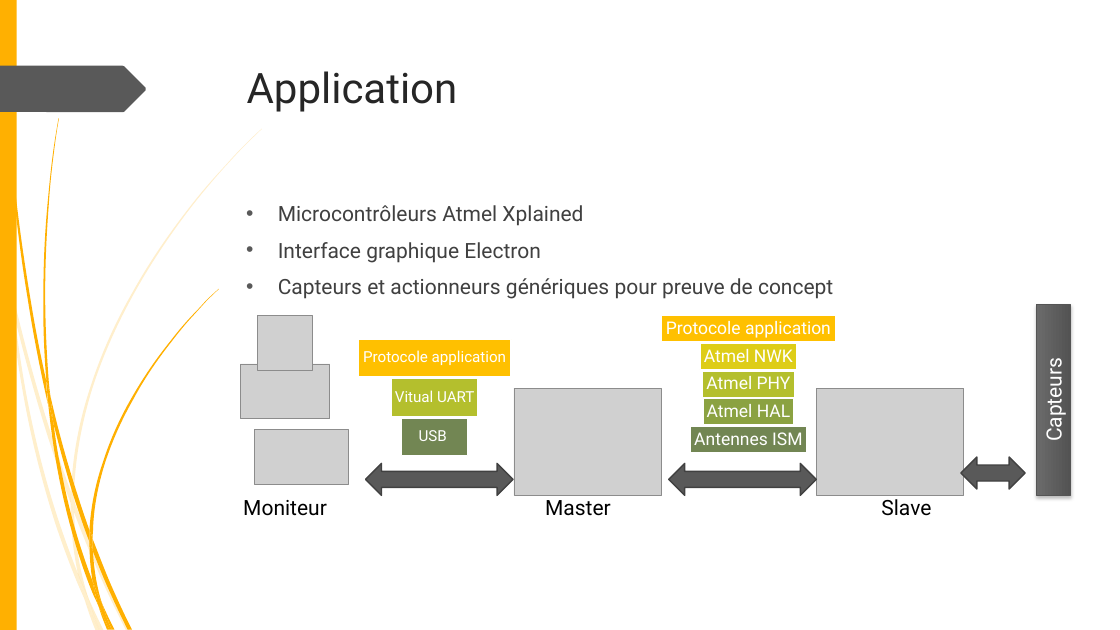
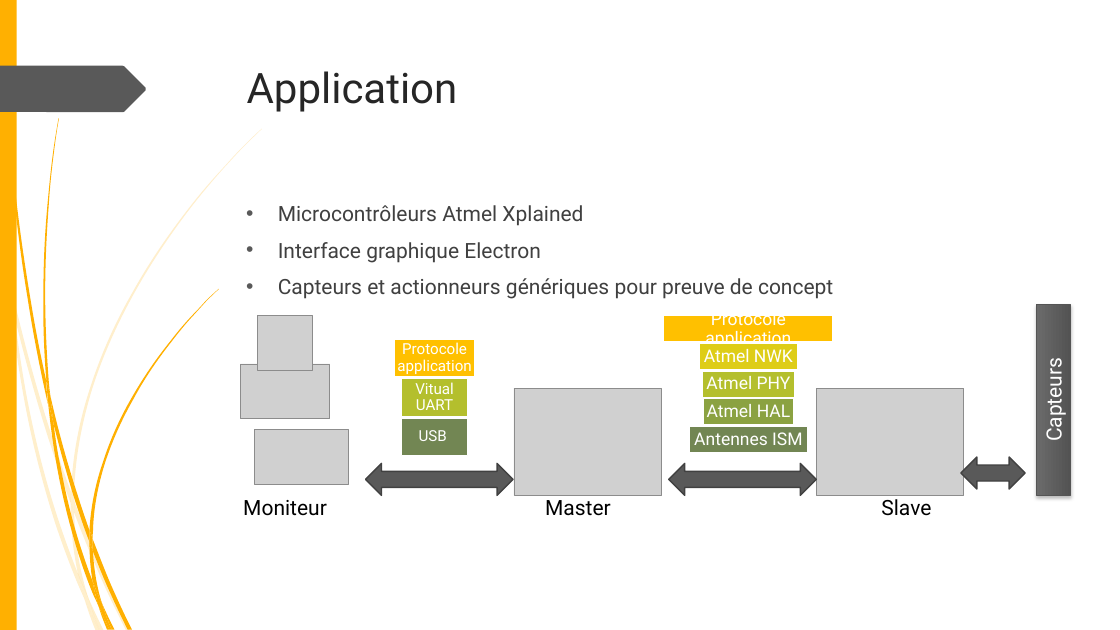
Before and after one commit to fisj2002/Projet_S6_Documentation, a slide deck: slide 7 of Présentation Éthique.pptx (slide 3 before the commit). Drawn at 1120x630 pixels with LibreOffice and Linux fonts; fonts in the diff are those of the drawing; grey boxes stand for pictures; background and template pictures are left out. Boxes give left, top, right and bottom in pixels: in the first picture for what was removed or moved away, otherwise in the second. Text is boxed around its words. In the diff, an @@ line names an element or a change of style, - is before the commit and + after.

```diff
--- a/Présentation Éthique.pptx
+++ b/Présentation Éthique.pptx
@@ text "Protocole application" rewrapped from (666, 321, 831, 338) to (705, 309, 791, 344) @@
@@ text "Protocole application" rewrapped from (363, 350, 506, 365) to (397, 342, 471, 374) @@
@@ rectangle: place and size @@
-rectangle at (358, 339, 511, 377)
+rectangle at (394, 339, 475, 377)
@@ text "Vitual UART" rewrapped from (395, 390, 474, 402) to (415, 382, 454, 410) @@
@@ rectangle: place and size @@
-rectangle at (392, 379, 478, 417)
+rectangle at (402, 379, 468, 417)
```
Also in this commit, not shown: 4 slides added.
